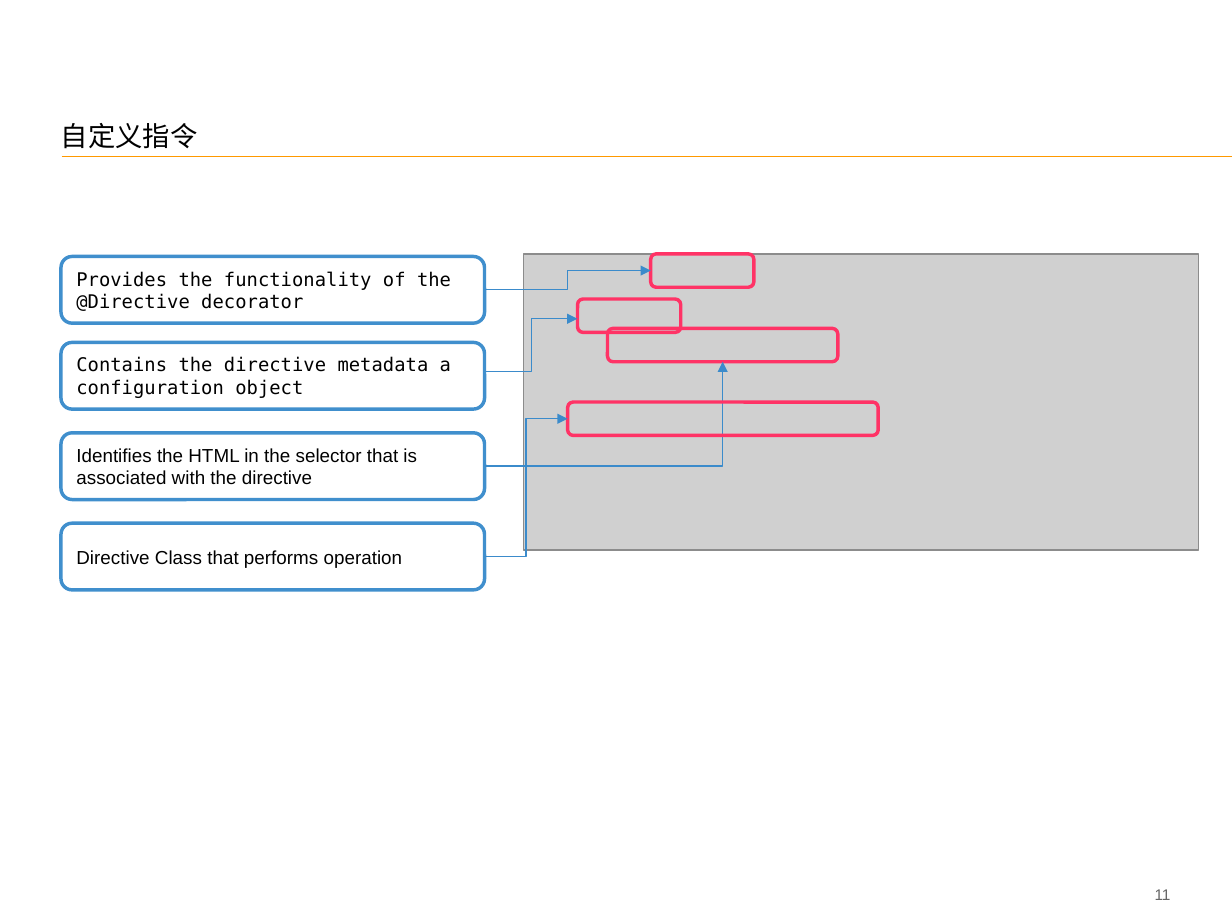
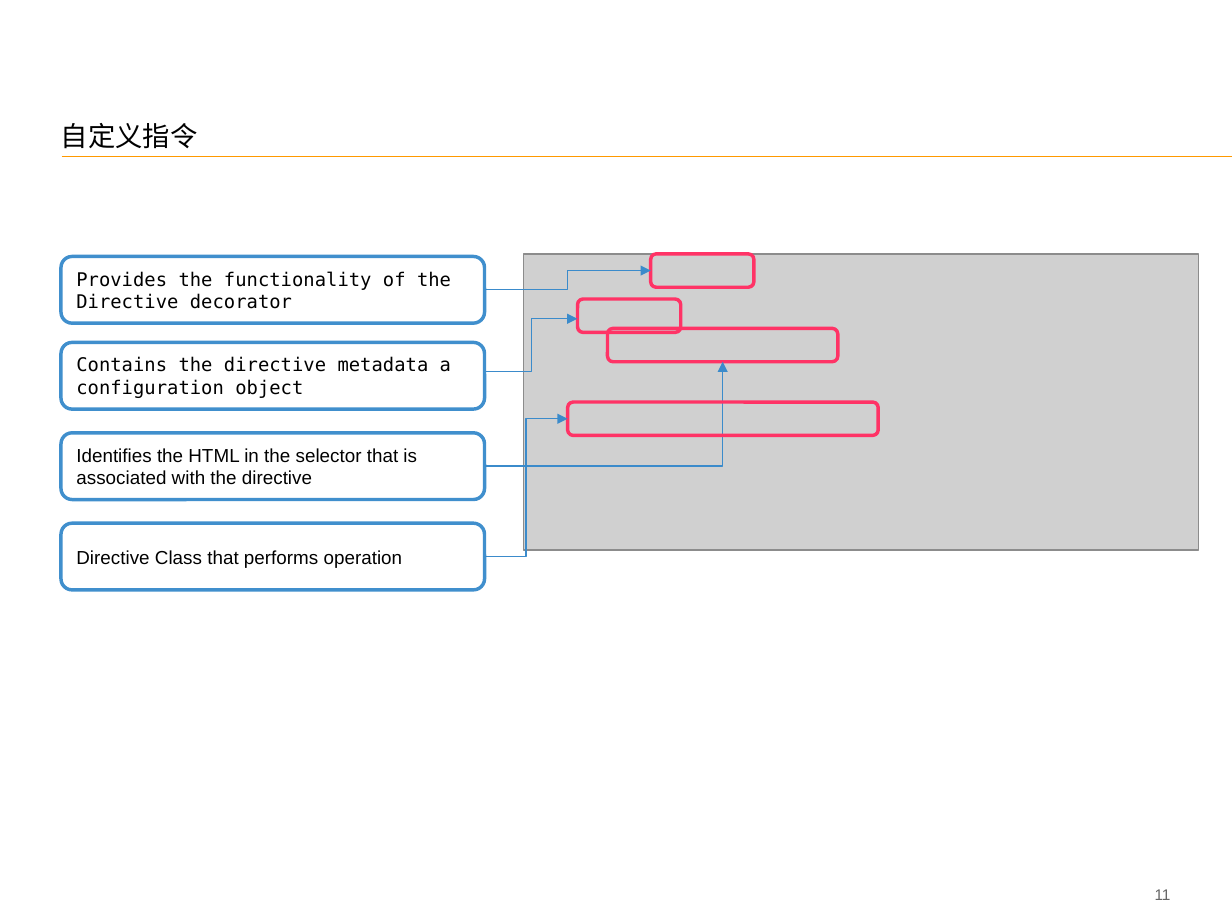
Before and after one commit to FS-Angular-Interest-Group/AngularTraining, a slide deck: slide 12 of PPT/06-Accenture-FS-Angular-Directive.pptx. Drawn at 1232x924 pixels with LibreOffice and Linux fonts; fonts in the diff are those of the drawing; grey boxes stand for pictures. Boxes give left, top, right and bottom in pixels: in the first picture for what was removed or moved away, otherwise in the second. Text is boxed around its words. In the diff, an @@ line names an element or a change of style, - is before the commit and + after.

```diff
--- a/PPT/06-Accenture-FS-Angular-Directive.pptx
+++ b/PPT/06-Accenture-FS-Angular-Directive.pptx
@@ text in rounded rectangle at bbox=[76, 271, 451, 309]: text changed @@
-Provides the functionality of the @Directive decorator
+Provides the functionality of the Directive decorator
```
Also in this commit, not shown: 3 other slides changed, 13 other files.
